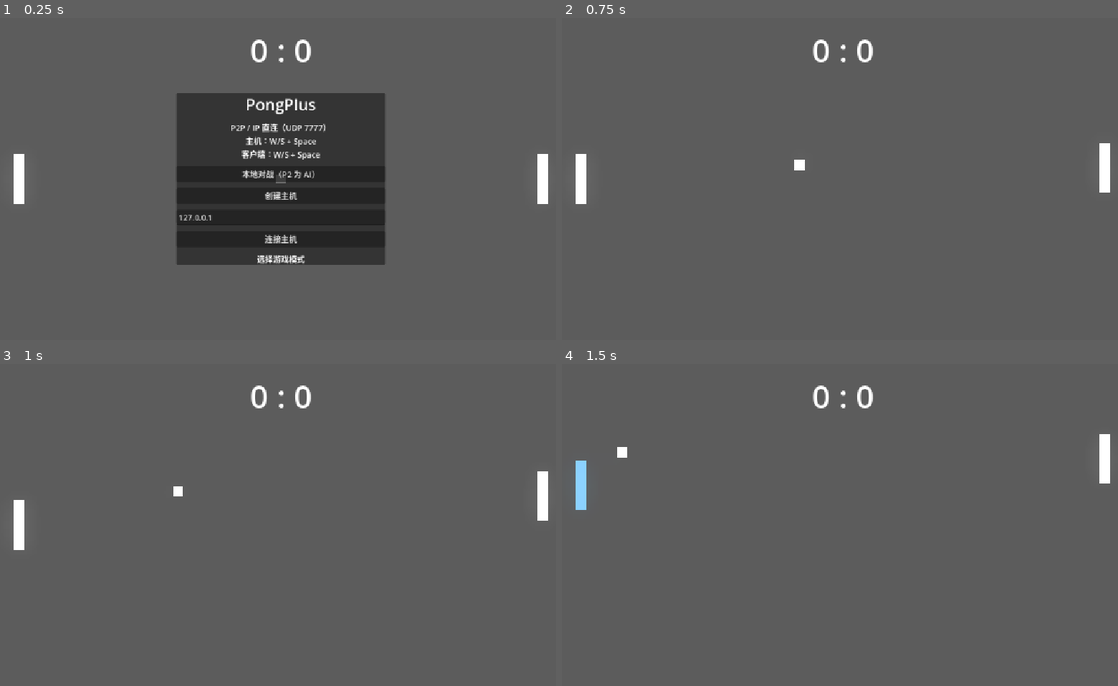
Above: before the commit, frames 1-4 (two rows, left to right).
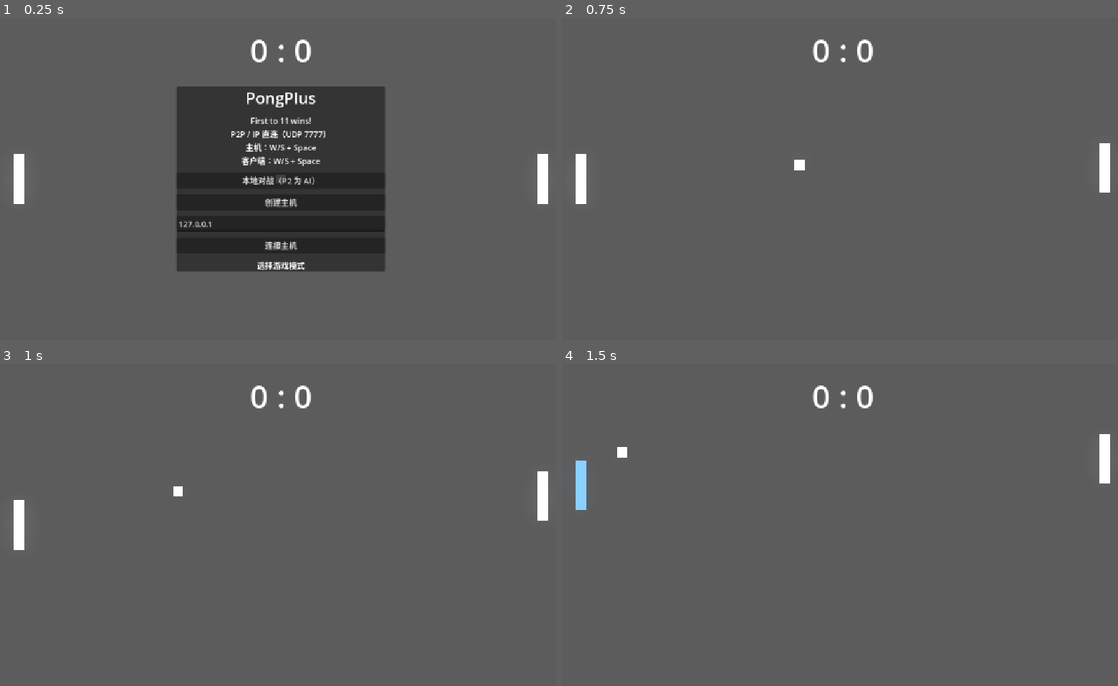
Above: after the commit, the same moments.

Repository: Scforever-Shawn/PongPlus
Game: Godot game, scene res://main.tscn
Same seed, same stepped clock (60 frames per second), same inputs: the game is played once before the commit and once after it.
Inputs:
- Up to frame 1 (0.25 s): no input
- Up to frame 2 (0.75 s): click "本地对战（P2 为 AI）" at 0.5 s
- Up to frame 3 (1 s): no input
- Up to frame 4 (1.5 s): tap Enter (p2_parry) at 1.25 s; hold W (p1_up) from 1.28 s (still down); tap Space (p1_parry) at 1.35 s

The runs differ from the first frame. In frame 1, 4.2% of the frame differs, in the area x 31-70%, y 21-79%; in frame 2, nothing differs; in frame 3, nothing differs; in frame 4, nothing differs.

Commit message:
feat: add 11-point match end and winner memorial

Diff:
--- a/source/main.gd
+++ b/source/main.gd
@@ -3,6 +3,9 @@
 const DEFAULT_PORT := 7777
 const MAX_CLIENTS := 1
 const SNAPSHOT_INTERVAL := 1.0 / 30.0
+const WIN_SCORE := 11
+const WINNERS_PATH := "user://winners.cfg"
+const MAX_NAME_LENGTH := 8
 
 enum GameMode { MENU, LOCAL, HOST, CLIENT }
 
@@ -13,6 +16,8 @@
 var item_spawn_timer: float = 0.0
 var next_network_item_id := 1
 var network_items: Dictionary = {}
+var game_over := false
+var winner_player := 0
 
 @onready var ball: Ball = $Ball
 @onready var paddle_p1: Paddle = $PaddleP1
@@ -31,6 +36,16 @@
 var menu_layer: CanvasLayer
 var status_label: Label
 var address_input: LineEdit
+
+# Runtime match-end UI
+var victory_layer: CanvasLayer
+var victory_panel: PanelContainer
+var victory_title: Label
+var victory_subtitle: Label
+var name_input: LineEdit
+var save_name_button: Button
+var recent_winners_label: Label
+var confetti_root: Control
 
 func _ready():
     update_score_display()
@@ -39,6 +54,7 @@
     paddle_p1.input_enabled = false
     paddle_p2.input_enabled = false
     _build_multiplayer_menu()
+    _build_victory_overlay()
 
     multiplayer.peer_connected.connect(_on_peer_connected)
     multiplayer.peer_disconnected.connect(_on_peer_disconnected)
@@ -47,18 +63,16 @@
     multiplayer.server_disconnected.connect(_on_server_disconnected)
 
 func _process(delta):
-    if game_mode == GameMode.MENU:
+    if game_mode == GameMode.MENU or game_over:
         return
 
     if _is_simulation_authority():
         if ball.global_position.x < 0:
             AudioManager.play_sound("score")
-            score_p2 += 1
-            reset_round()
+            _award_point(2)
         elif ball.global_position.x > get_viewport_rect().size.x:
             AudioManager.play_sound("score")
-            score_p1 += 1
-            reset_round()
+            _award_point(1)
 
     # Camera Shake process
     if shake_timer > 0:
@@ -77,6 +91,9 @@
                 item_spawn_timer = randf_range(8.0, 15.0)
 
 func _physics_process(delta):
+    if game_over:
+        return
+
     if game_mode == GameMode.HOST and multiplayer.has_multiplayer_peer():
         snapshot_timer -= delta
         if snapshot_timer <= 0.0:
@@ -129,7 +146,7 @@
     vbox.add_child(title)
 
     var help := Label.new()
-    help.text = "P2P / IP 直连（UDP %d）\n主机：W/S + Space\n客户端：W/S + Space" % DEFAULT_PORT
+    help.text = "First to %d wins!\nP2P / IP 直连（UDP %d）\n主机：W/S + Space\n客户端：W/S + Space" % [WIN_SCORE, DEFAULT_PORT]
     help.horizontal_alignment = HORIZONTAL_ALIGNMENT_CENTER
     vbox.add_child(help)
 
@@ -159,8 +176,74 @@
     status_label.autowrap_mode = TextServer.AUTOWRAP_WORD_SMART
     vbox.add_child(status_label)
 
+func _build_victory_overlay():
+    victory_layer = CanvasLayer.new()
+    victory_layer.layer = 20
+    victory_layer.visible = false
+    add_child(victory_layer)
+
+    var backdrop := ColorRect.new()
+    backdrop.set_anchors_and_offsets_preset(Control.PRESET_FULL_RECT)
+    backdrop.color = Color(0.02, 0.02, 0.05, 0.88)
+    victory_layer.add_child(backdrop)
+
+    confetti_root = Control.new()
+    confetti_root.mouse_filter = Control.MOUSE_FILTER_IGNORE
+    confetti_root.set_anchors_and_offsets_preset(Control.PRESET_FULL_RECT)
+    victory_layer.add_child(confetti_root)
+
+    var center := CenterContainer.new()
+    center.set_anchors_and_offsets_preset(Control.PRESET_FULL_RECT)
+    victory_layer.add_child(center)
+
+    victory_panel = PanelContainer.new()
+    victory_panel.custom_minimum_size = Vector2(500, 420)
+    center.add_child(victory_panel)
+
+    var vbox := VBoxContainer.new()
+    vbox.add_theme_constant_override("separation", 14)
+    victory_panel.add_child(vbox)
+
+    victory_title = Label.new()
+    victory_title.text = "VICTORY!"
+    victory_title.horizontal_alignment = HORIZONTAL_ALIGNMENT_CENTER
+    victory_title.add_theme_font_size_override("font_size", 52)
+    vbox.add_child(victory_title)
+
+    victory_subtitle = Label.new()
+    victory_subtitle.horizontal_alignment = HORIZONTAL_ALIGNMENT_CENTER
+    victory_subtitle.add_theme_font_size_override("font_size", 22)
+    vbox.add_child(victory_subtitle)
+
+    name_input = LineEdit.new()
+    name_input.placeholder_text = "Winner name: A-Z, 1-8 letters"
+    name_input.max_length = MAX_NAME_LENGTH
+    name_input.text_submitted.connect(_on_name_submitted)
+    vbox.add_child(name_input)
+
+    save_name_button = Button.new()
+    save_name_button.text = "SAVE WINNER"
+    save_name_button.pressed.connect(_save_winner_name)
+    vbox.add_child(save_name_button)
+
+    recent_winners_label = Label.new()
+    recent_winners_label.horizontal_alignment = HORIZONTAL_ALIGNMENT_CENTER
+    recent_winners_label.autowrap_mode = TextServer.AUTOWRAP_WORD_SMART
+    vbox.add_child(recent_winners_label)
+
+    var play_again_button := Button.new()
+    play_again_button.text = "PLAY AGAIN"
+    play_again_button.pressed.connect(_on_play_again_pressed)
+    vbox.add_child(play_again_button)
+
+    var menu_button := Button.new()
+    menu_button.text = "BACK TO MENU"
+    menu_button.pressed.connect(_return_to_menu)
+    vbox.add_child(menu_button)
+
 func _start_local_game():
     _close_network_peer()
+    _prepare_new_match()
     game_mode = GameMode.LOCAL
     menu_layer.visible = false
     paddle_p1.is_ai = false
@@ -175,6 +258,7 @@
 
 func _start_host():
     _close_network_peer()
+    _prepare_new_match()
     var peer := ENetMultiplayerPeer.new()
     var error := peer.create_server(DEFAULT_PORT, MAX_CLIENTS)
     if error != OK:
@@ -200,6 +284,7 @@
         return
 
     _close_network_peer()
+    _prepare_new_match()
     var peer := ENetMultiplayerPeer.new()
     var error := peer.create_client(host, DEFAULT_PORT)
     if error != OK:
@@ -248,6 +333,7 @@
     status_label.text = "主机连接已断开"
     game_mode = GameMode.MENU
     menu_layer.visible = true
+    victory_layer.visible = false
     _close_network_peer()
 
 func _close_network_peer():
@@ -265,13 +351,13 @@
 
 @rpc("any_peer", "call_remote", "unreliable")
 func _submit_client_input(direction: float):
-    if game_mode != GameMode.HOST or multiplayer.get_remote_sender_id() == 1:
+    if game_mode != GameMode.HOST or game_over or multiplayer.get_remote_sender_id() == 1:
         return
     paddle_p2.set_network_input(clamp(direction, -1.0, 1.0))
 
 @rpc("any_peer", "call_remote", "reliable")
 func _request_client_parry():
-    if game_mode != GameMode.HOST or multiplayer.get_remote_sender_id() == 1:
+    if game_mode != GameMode.HOST or game_over or multiplayer.get_remote_sender_id() == 1:
         return
     paddle_p2.request_network_parry()
 
@@ -290,7 +376,7 @@
     new_score_p1: int,
     new_score_p2: int
 ):
-    if game_mode != GameMode.CLIENT:
+    if game_mode != GameMode.CLIENT or game_over:
         return
 
     ball.apply_network_state(ball_position, ball_direction, ball_speed, ball_powered)
@@ -299,6 +385,233 @@
     score_p1 = new_score_p1
     score_p2 = new_score_p2
     update_score_display()
+
+func _award_point(player: int):
+    if game_over:
+        return
+
+    if player == 1:
+        score_p1 += 1
+    else:
+        score_p2 += 1
+
+    update_score_display()
+
+    if score_p1 >= WIN_SCORE or score_p2 >= WIN_SCORE:
+        _finish_match(player)
+    else:
+        reset_round()
+
+func _finish_match(winner: int):
+    if game_over:
+        return
+
+    game_over = true
+    winner_player = winner
+    ball.simulation_enabled = false
+    paddle_p1.input_enabled = false
+    paddle_p2.input_enabled = false
+    paddle_p2.set_network_input(0.0)
+    _clear_items()
+    _show_victory_overlay(winner)
+
+    if game_mode == GameMode.HOST and multiplayer.has_multiplayer_peer():
+        _sync_match_end.rpc(winner, score_p1, score_p2)
+
+@rpc("authority", "call_remote", "reliable")
+func _sync_match_end(winner: int, final_score_p1: int, final_score_p2: int):
+    if game_mode != GameMode.CLIENT:
+        return
+
+    score_p1 = final_score_p1
+    score_p2 = final_score_p2
+    update_score_display()
+    game_over = true
+    winner_player = winner
+    ball.simulation_enabled = false
+    _clear_items()
+    _show_victory_overlay(winner)
+
+func _show_victory_overlay(winner: int):
+    victory_layer.visible = true
+    victory_title.text = "PLAYER %d WINS!" % winner
+    victory_subtitle.text = "FINAL SCORE  %d : %d" % [score_p1, score_p2]
+
+    var can_record := _local_player_won(winner)
+    name_input.visible = can_record
+    save_name_button.visible = can_record
+    name_input.text = ""
+    if can_record:
+        victory_subtitle.text += "\nEnter your English name for the Hall of Winners."
+        name_input.grab_focus()
+    else:
+        victory_subtitle.text += "\nGood game!"
+
+    _refresh_recent_winners()
+    _spawn_confetti()
+
+    victory_panel.scale = Vector2(0.82, 0.82)
+    victory_panel.modulate.a = 0.0
+    var tween := create_tween().set_parallel()
+    tween.set_trans(Tween.TRANS_BACK).set_ease(Tween.EASE_OUT)
+    tween.tween_property(victory_panel, "scale", Vector2.ONE, 0.45)
+    tween.tween_property(victory_panel, "modulate:a", 1.0, 0.3)
+
+func _local_player_won(winner: int) -> bool:
+    if game_mode == GameMode.LOCAL:
+        return winner == 1
+    if game_mode == GameMode.HOST:
+        return winner == 1
+    if game_mode == GameMode.CLIENT:
+        return winner == 2
+    return false
+
+func _on_name_submitted(_text: String):
+    _save_winner_name()
+
+func _save_winner_name():
+    if not game_over or not _local_player_won(winner_player):
+        return
+
+    var clean_name := _sanitize_name(name_input.text)
+    if clean_name.is_empty():
+        name_input.text = ""
+        name_input.placeholder_text = "Use A-Z only (1-8 letters)"
+        return
+
+    name_input.text = clean_name
+    var config := ConfigFile.new()
+    config.load(WINNERS_PATH)
+    var section := "win_%d" % int(Time.get_unix_time_from_system() * 1000.0)
+    config.set_value(section, "name", clean_name)
+    config.set_value(section, "player", winner_player)
+    config.set_value(section, "score", "%d:%d" % [score_p1, score_p2])
+    config.set_value(section, "date", Time.get_datetime_string_from_system())
+    config.save(WINNERS_PATH)
+
+    save_name_button.disabled = true
+    name_input.editable = false
+    victory_subtitle.text = "FINAL SCORE  %d : %d\n%s entered the Hall of Winners!" % [score_p1, score_p2, clean_name]
+    _refresh_recent_winners()
+
+func _sanitize_name(value: String) -> String:
+    var regex := RegEx.new()
+    regex.compile("[^A-Za-z]")
+    return regex.sub(value.strip_edges(), "", true).left(MAX_NAME_LENGTH).to_upper()
+
+func _refresh_recent_winners():
+    var config := ConfigFile.new()
+    if config.load(WINNERS_PATH) != OK:
+        recent_winners_label.text = "HALL OF WINNERS\nNo names yet."
+        return
+
+    var sections := config.get_sections()
+    if sections.is_empty():
+        recent_winners_label.text = "HALL OF WINNERS\nNo names yet."
+        return
+
+    var lines: Array[String] = ["HALL OF WINNERS"]
+    var first_index: int = max(0, sections.size() - 5)
+    for index in range(sections.size() - 1, first_index - 1, -1):
+        var section: String = sections[index]
+        var saved_name: String = str(config.get_value(section, "name", "PLAYER"))
+        var saved_score: String = str(config.get_value(section, "score", "-"))
+        lines.append("%s   %s" % [saved_name, saved_score])
+    recent_winners_label.text = "\n".join(lines)
+
+func _spawn_confetti():
+    for child in confetti_root.get_children():
+        child.queue_free()
+
+    var palette := [
+        Color(1.0, 0.3, 0.3),
+        Color(1.0, 0.85, 0.25),
+        Color(0.25, 0.9, 1.0),
+        Color(0.55, 1.0, 0.4),
+        Color(0.8, 0.45, 1.0)
+    ]
+
+    for i in range(42):
+        var piece := ColorRect.new()
+        piece.color = palette[i % palette.size()]
+        piece.size = Vector2(randf_range(5.0, 11.0), randf_range(9.0, 18.0))
+        piece.position = Vector2(randf_range(0.0, get_viewport_rect().size.x), randf_range(-140.0, -10.0))
+        piece.rotation = randf_range(-1.5, 1.5)
+        piece.mouse_filter = Control.MOUSE_FILTER_IGNORE
+        confetti_root.add_child(piece)
+
+        var duration := randf_range(1.6, 3.0)
+        var tween := create_tween().set_parallel()
+        tween.tween_property(piece, "position:y", get_viewport_rect().size.y + 80.0, duration)
+        tween.tween_property(piece, "rotation", piece.rotation + randf_range(3.0, 8.0), duration)
+        tween.finished.connect(func():
+            if is_instance_valid(piece):
+                piece.queue_free()
+        )
+
+func _on_play_again_pressed():
+    if game_mode == GameMode.CLIENT:
+        victory_subtitle.text = "Rematch requested…"
+        _request_rematch.rpc_id(1)
+    else:
+        _start_rematch()
+
+@rpc("any_peer", "call_remote", "reliable")
+func _request_rematch():
+    if game_mode != GameMode.HOST or multiplayer.get_remote_sender_id() == 1:
+        return
+    _start_rematch()
+
+func _start_rematch():
+    if game_mode == GameMode.MENU:
+        return
+
+    _prepare_new_match()
+    reset_round()
+
+    if game_mode == GameMode.LOCAL:
+        paddle_p1.input_enabled = true
+        paddle_p2.input_enabled = true
+        ball.simulation_enabled = true
+    elif game_mode == GameMode.HOST:
+        paddle_p1.input_enabled = true
+        paddle_p2.input_enabled = true
+        ball.simulation_enabled = multiplayer.get_peers().size() > 0
+        if multiplayer.has_multiplayer_peer():
+            _sync_rematch.rpc()
+
+@rpc("authority", "call_remote", "reliable")
+func _sync_rematch():
+    if game_mode != GameMode.CLIENT:
+        return
+    _prepare_new_match()
+    reset_round()
+
+func _prepare_new_match():
+    score_p1 = 0
+    score_p2 = 0
+    game_over = false
+    winner_player = 0
+    item_spawn_timer = randf_range(5.0, 10.0)
+    victory_layer.visible = false
+    save_name_button.disabled = false
+    name_input.editable = true
+    name_input.placeholder_text = "Winner name: A-Z, 1-8 letters"
+    _clear_items()
+    update_score_display()
+
+func _return_to_menu():
+    _close_network_peer()
+    _prepare_new_match()
+    game_mode = GameMode.MENU
+    ball.simulation_enabled = false
+    paddle_p1.input_enabled = false
+    paddle_p2.input_enabled = false
+    paddle_p1.is_ai = false
+    paddle_p2.is_ai = true
+    menu_layer.visible = true
+    status_label.text = "选择游戏模式"
+    reset_round()
 
 func spawn_item():
     var spawn_position := Vector2(
@@ -346,6 +659,16 @@
     if is_instance_valid(item):
         item.queue_free()
 
+func _clear_items():
+    for item in network_items.values():
+        if is_instance_valid(item):
+            item.queue_free()
+    network_items.clear()
+
+    for child in get_children():
+        if child is Item:
+            child.queue_free()
+
 func reset_round():
     update_score_display()
     ball.reset_ball()
